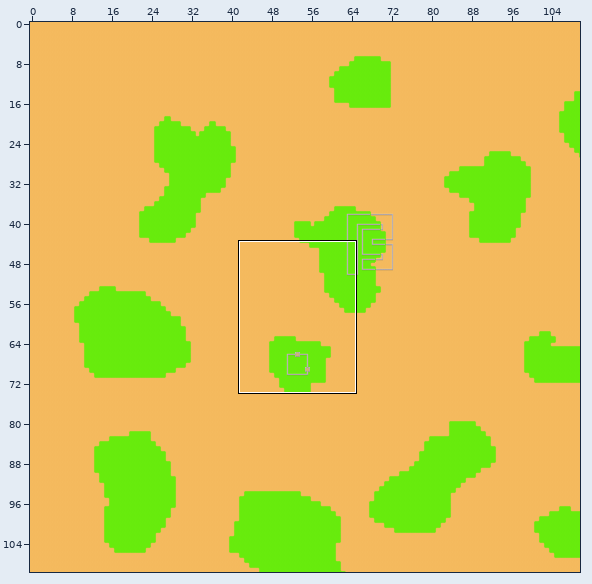
Tiled map: assets/testmap.tmx. Above, an overview of the earlier version with the close-up marked.
Close-up. Before the commit:
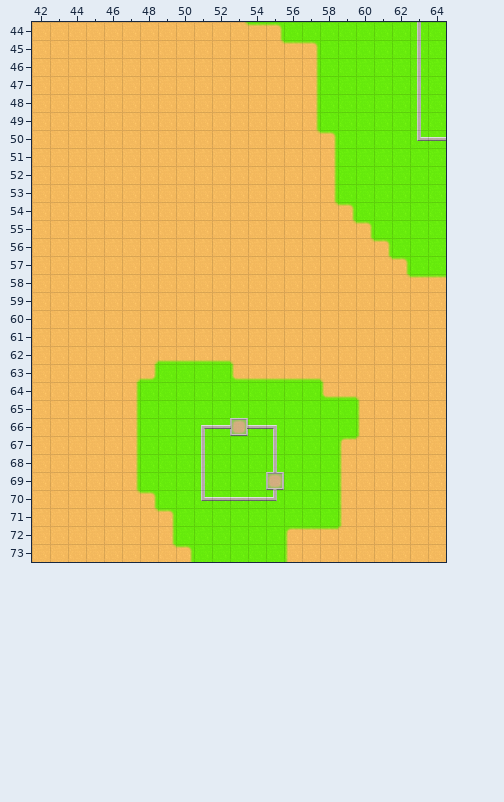
Cells are 32x32 px. Shown: x 42..64, y 44..73. The commit also changed other parts of the map, which this record leaves out.
The same view after the edit:
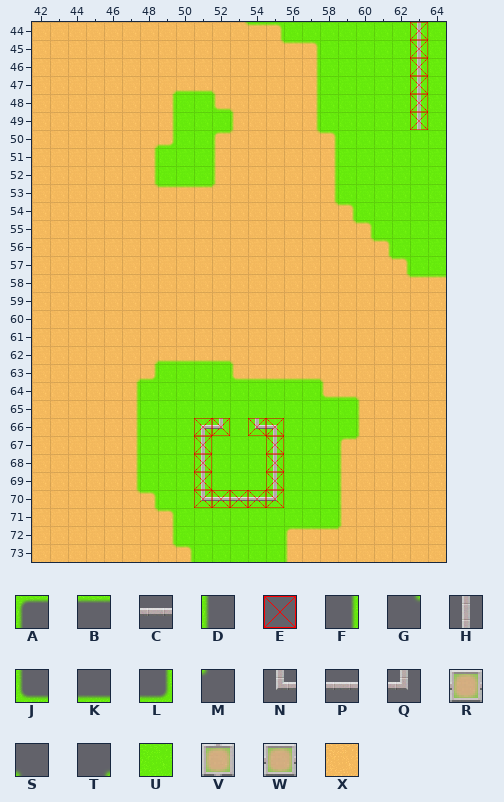
Key: from "tileset": A 0, B 1, C 9, D 16, E 17, F 18, G 23, H 26, J 32, K 33, L 34, M 39, N 40, P 41, Q 42, R 51, S 53, T 54, U 55, V 56, W 57, X 119.
_ is an empty cell, . an unchanged one.
Tiles of an added or newly shown layer are drawn over the layers below it.
See-through tiles are keyed as they look on the map.
Difference:
--- layer "Ground"
@@ x 49..52 @@
-48 .XX.
-49 .XXX
-50 .XX.
-51 XXX.
-52 XXX.
+48 .UU.
+49 .UUU
+50 .UU.
+51 UUU.
+52 UUU.
@@ x 53..53 @@
-66 X
+66 U
@@ x 55..55 @@
-69 X
+69 U
--- layer "Building"
@@ x 63..64 @@
-50 NP
+50 __
@@ x 52..54 @@
-66 C.C
+66 Q.N
@@ x 55..55 @@
-69 _
+69 H
--- layer "GroundBorders"
@@ x 48..53 @@
-47 ..__..
-48 ._.._.
-49 ._..._
-50 ._.._.
-51 _..._.
-52 _..._.
-53 .___..
+47 ..KK..
+48 .F..J.
+49 .F...D
+50 .L..A.
+51 F...D.
+52 F...D.
+53 .BBB..
@@ x 53..53 @@
-66 R
+66 _
@@ x 55..55 @@
-69 R
+69 _
--- layer "GroundCorners"
@@ x 49..53 @@
-47 _.._.
-48 ...._
+47 T..S.
+48 ....S
@@ x 48..53 @@
-50 _...._
+50 T....M
@@ x 48..52 @@
-53 _..._
+53 G...M
--- layer "Collision" (now shown)
@@ x 63..63 @@
-44 _
-45 _
-46 _
-47 _
-48 _
-49 _
+44 E
+45 E
+46 E
+47 E
+48 E
+49 E
@@ x 51..55 @@
-66 __.__
-67 _..._
-68 _..._
-69 _..._
-70 _____
+66 EE.EE
+67 E...E
+68 E...E
+69 E...E
+70 EEEEE
--- layer "Overlay" (removed)
@@ x 53..53 @@
-66 W
+66 _
@@ x 55..55 @@
-69 V
+69 _
Boxes around the changes in both close-ups, in picture pixels (x1, y1, x2, y2):
changed: (410, 22, 446, 141)
changed: (154, 90, 234, 188)
changed: (194, 418, 284, 508)
